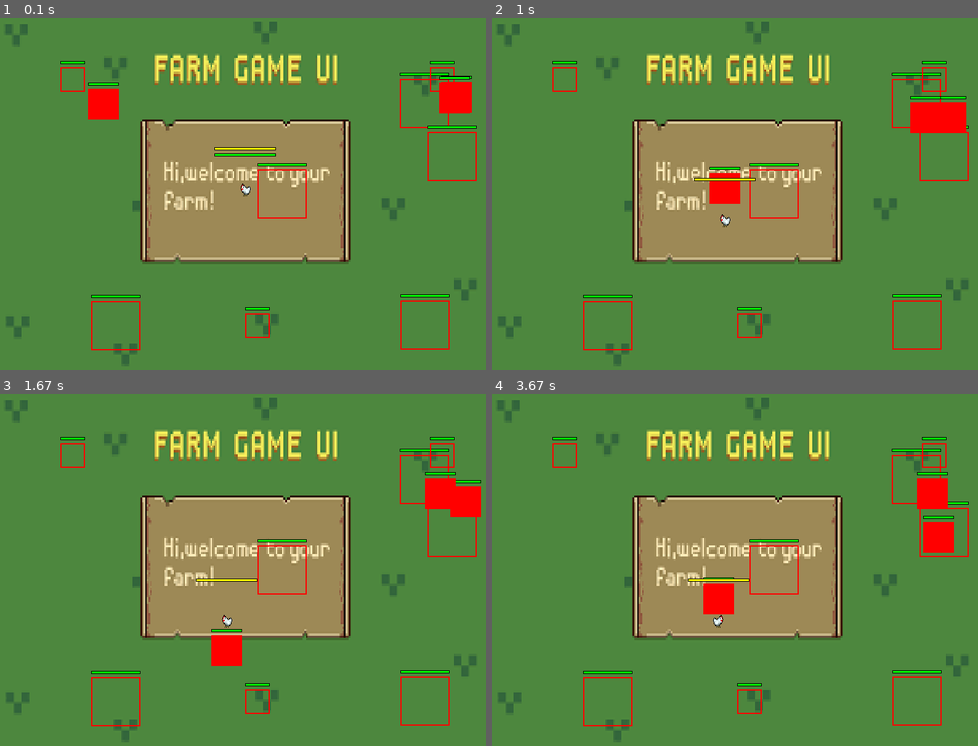
Above: before the commit, frames 1-4 (two rows, left to right).
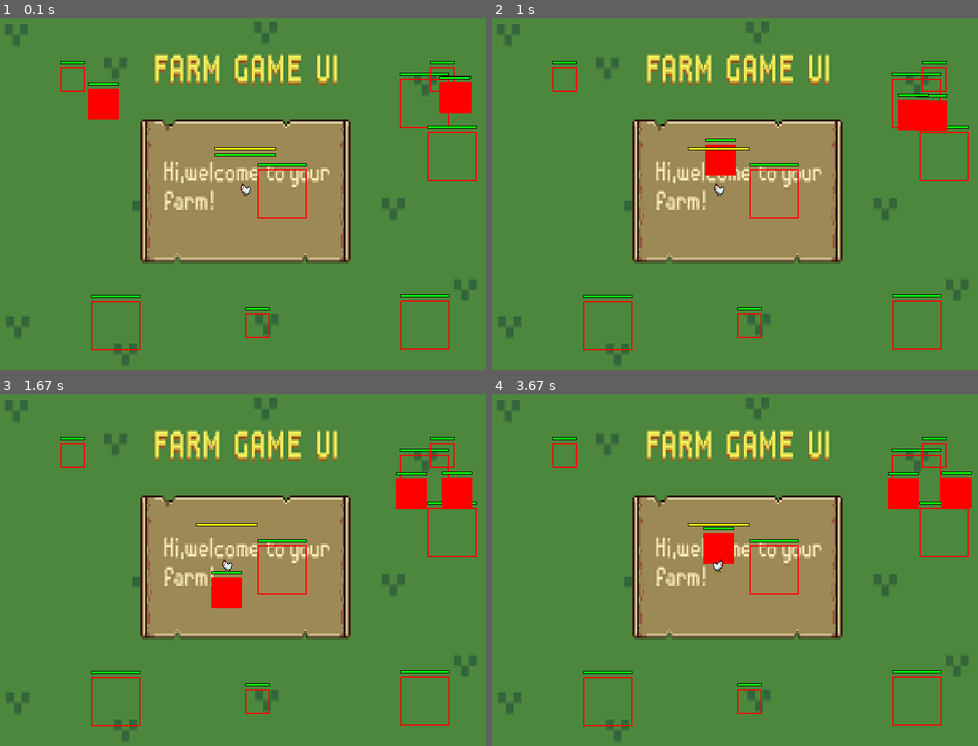
Above: after the commit, the same moments.

Repository: Zakihung/The-Chickening
Game: pygame game, started from main.py
Same seed, same stepped clock (60 frames per second), same inputs: the game is played once before the commit and once after it.
Inputs:
- Up to frame 1 (0.1 s): no input
- Up to frame 2 (1 s): hold Right 0.33-0.8 s; hold Up from 0.83 s (still down)
- Up to frame 3 (1.67 s): release Up at 1.13 s; hold Right 1.17-1.63 s
- Up to frame 4 (3.67 s): hold Left 1.67-2.2 s; hold Down 2.23-2.53 s; tap D at 2.57 s; hold Left 2.9-3.3 s; hold Up from 3.33 s (still down)

Frame 1 is identical in both runs. In frame 2, 2.0% of the frame differs, in the area x 40-98%, y 21-60%; in frame 3, 2.7%; in frame 4, 3.5%, in the area x 40-99%, y 22-67%.

Commit message:
Add roguelite random selection for skill upgrades

Diff:
--- a/modules/entities/player.py
+++ b/modules/entities/player.py
@@ -71,6 +71,7 @@
         self.ranged_pierce = 0
         self.bomb_aoe_radius = BOMB_AOE_RADIUS
         self.bomb_stun = 0.0
+        self.upgrade_levels = {'melee': 0, 'ranged': 0, 'bomb': 0}  # Per branch levels
 
     def update(self, delta_time, keys):
         """
--- a/modules/screens/game_screen.py
+++ b/modules/screens/game_screen.py
@@ -22,13 +22,12 @@
         # Test equip
         self.item_manager.equip_item(self.player, 1)  # Test equip id1
         self.skills = Skills()
-        # Test choose branch and multiple upgrades
-        self.skills.choose_branch(self.player, 'melee')
+        # Test multiple upgrades roguelite
+        self.skills.choose_branch(self.player, 'ranged')
         for _ in range(3):  # 3 upgrades
-            random_skills = self.skills.get_random_skills(self.player.branch, 3)
-            if random_skills:
-                test_id = random_skills[0]['id']
-                self.skills.apply_skill(self.player, test_id)
+            selected = self.skills.upgrade_skill_tree(self.player)
+            if selected:
+                print(f"Applied {selected['name']}")
 
     def update(self, delta_time, keys):
         """Update entities với delta_time và keys."""
--- a/modules/skills.py
+++ b/modules/skills.py
@@ -12,13 +12,26 @@
             self.skills_data = json.load(f)['branches']  # Dict branches {melee: {skills: list}}
 
         self.branches = list(self.skills_data.keys())  # ['melee', 'ranged', 'bomb']
+        self.upgrade_levels = {'melee': 0, 'ranged': 0, 'bomb': 0}  # Track levels per branch (placeholder player)
 
     def get_random_skills(self, branch, count=3):
-        """Return random 3 skills from branch (roguelite choose 1)."""
+        """Return random 3 unique skills from branch (no dup)."""
         branch_skills = self.skills_data.get(branch, {}).get('skills', [])
         if len(branch_skills) < count:
             return branch_skills
-        return random.sample(branch_skills, count)
+        return random.sample(branch_skills, count)  # Unique sample
+
+    def upgrade_skill_tree(self, player):
+        """Simulate upgrade: Get 3 random from branch, choose 1 apply, inc level."""
+        if player.branch:
+            random_skills = self.get_random_skills(player.branch, 3)
+            if random_skills:
+                # Placeholder choose first (UI later random or user select)
+                selected = random_skills[0]
+                if self.apply_skill(player, selected['id']):
+                    self.upgrade_levels[player.branch] += 1
+                    return selected
+        return None
 
     def apply_skill(self, player, skill_id):
         """Apply skill effects to player."""
